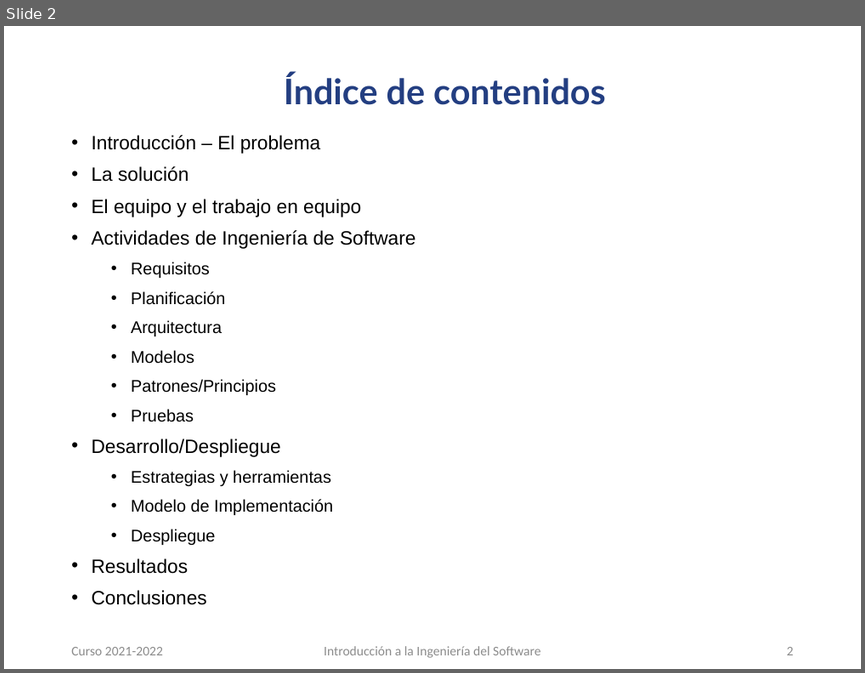
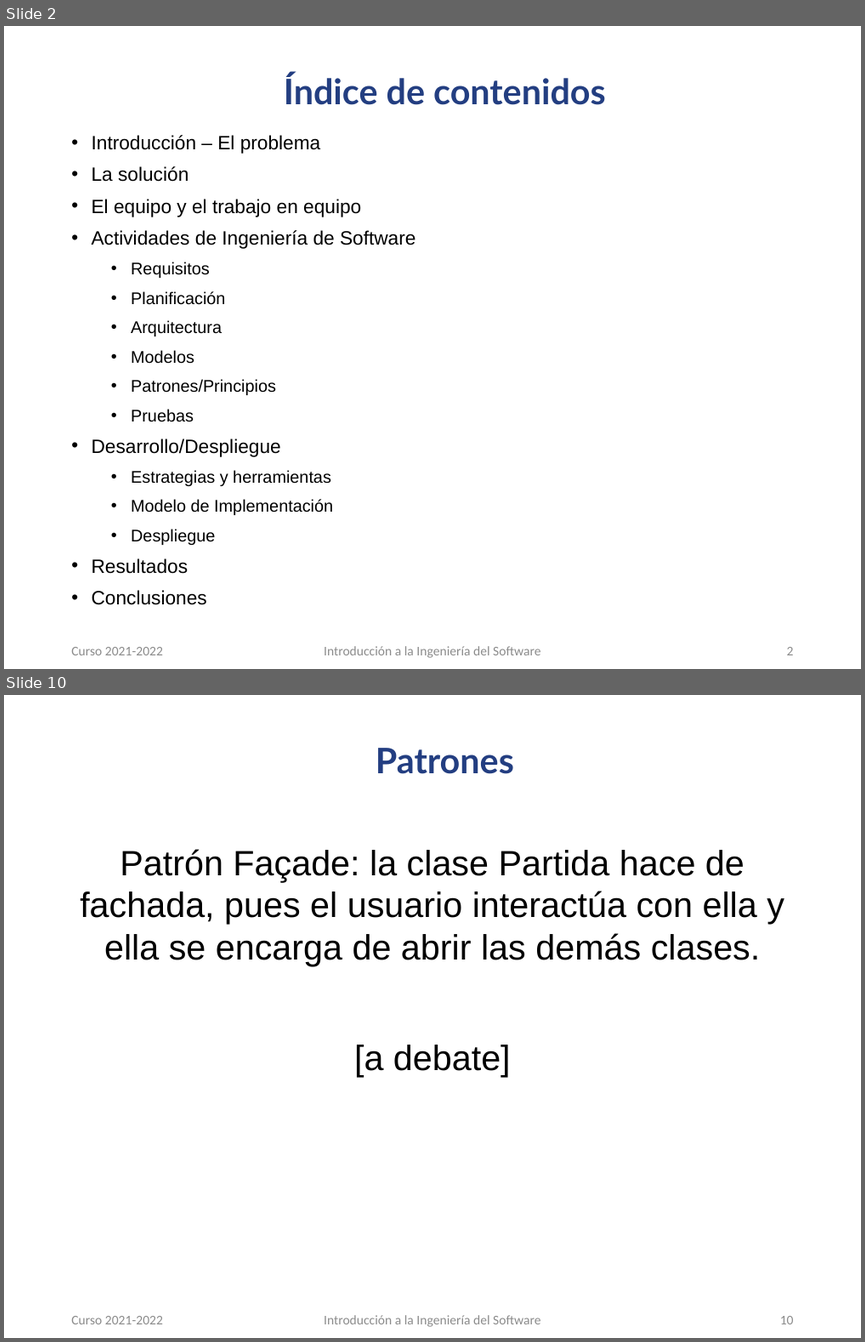
Before and after one commit to carloscmor/PRIMERA_FILA, a slide deck: PFentertainment_presentación.pptx. Shown one above the other, each under a label of ours: slide 2 before the commit, slides 2 and 10 after it; the slides between them are not shown. The pictures are 865x673 and 865x1342 pixels, drawn with LibreOffice and Linux fonts; fonts in the diff are those of the drawing; background and template pictures are left out. Boxes give left, top, right and bottom in pixels: in the first picture for what was removed or moved away, otherwise in the second. Text is boxed around its words. In the diff, an @@ line names an element or a change of style, - is before the commit and + after.

```diff
--- a/PFentertainment_presentación.pptx
+++ b/PFentertainment_presentación.pptx
@@ slide 10 added at box(4, 695, 861, 1338), background #FFFFFF @@
@@ title added at box(375, 748, 514, 774), 29.5 pt, text #233E81, bold @@
+Patrones
@@ text added at box(80, 849, 784, 1077), 29.5 pt, text #000000 @@
+Patrón Façade: la clase Partida hace de fachada, pues el usuario interactúa con ella y ella se encarga de abrir las demás clases.
+[a debate]
@@ text added at box(71, 1315, 163, 1324), 11.1 pt, text #8C8C8C @@
+Curso 2021-2022
@@ text added at box(324, 1315, 540, 1327), 11.1 pt, text #8C8C8C @@
+Introducción a la Ingeniería del Software
@@ page number added at box(780, 1315, 794, 1324), 11.1 pt, text #8C8C8C @@
+10
```
Also in this commit, not shown: 10 slides changed, 10 other slides added.
